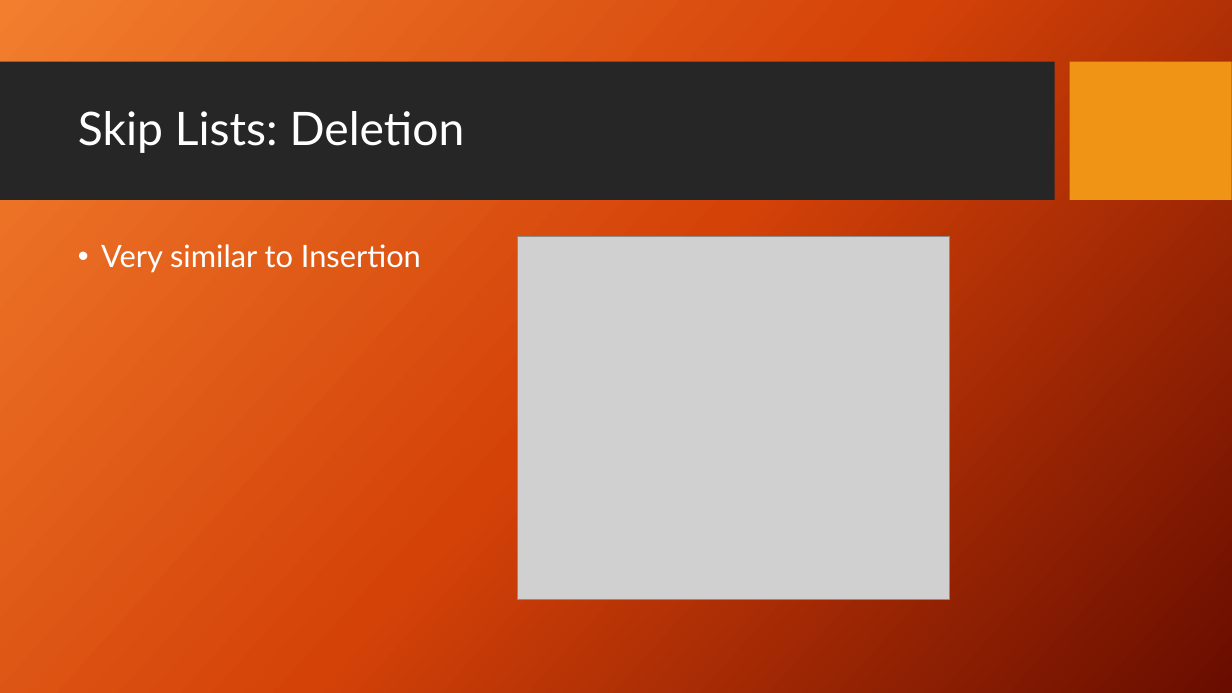
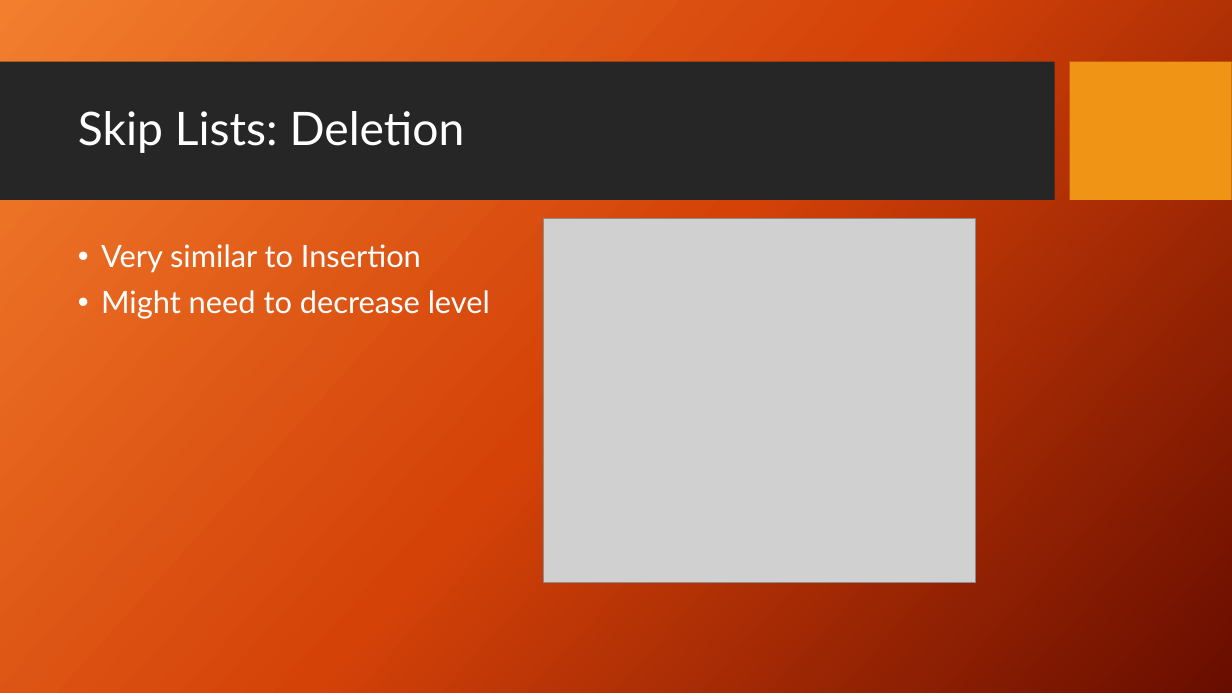
Before and after one commit to DroidX86/skip-stats, a slide deck: slide 34 of seminar.pptx. Drawn at 1232x693 pixels with LibreOffice and Linux fonts; fonts in the diff are those of the drawing; grey boxes stand for pictures; background and template pictures are left out. Boxes give left, top, right and bottom in pixels: in the first picture for what was removed or moved away, otherwise in the second. Text is boxed around its words. In the diff, an @@ line names an element or a change of style, - is before the commit and + after.

```diff
--- a/seminar.pptx
+++ b/seminar.pptx
@@ picture: place and size @@
-picture at bbox=[518, 237, 950, 601]
+picture at bbox=[543, 219, 976, 583]
@@ text at bbox=[101, 290, 490, 319]: paragraph added @@
+• Might need to decrease level
```
Also in this commit, not shown: 3 other slides changed, 3 slides added, 1 slide removed, 6 other files.
